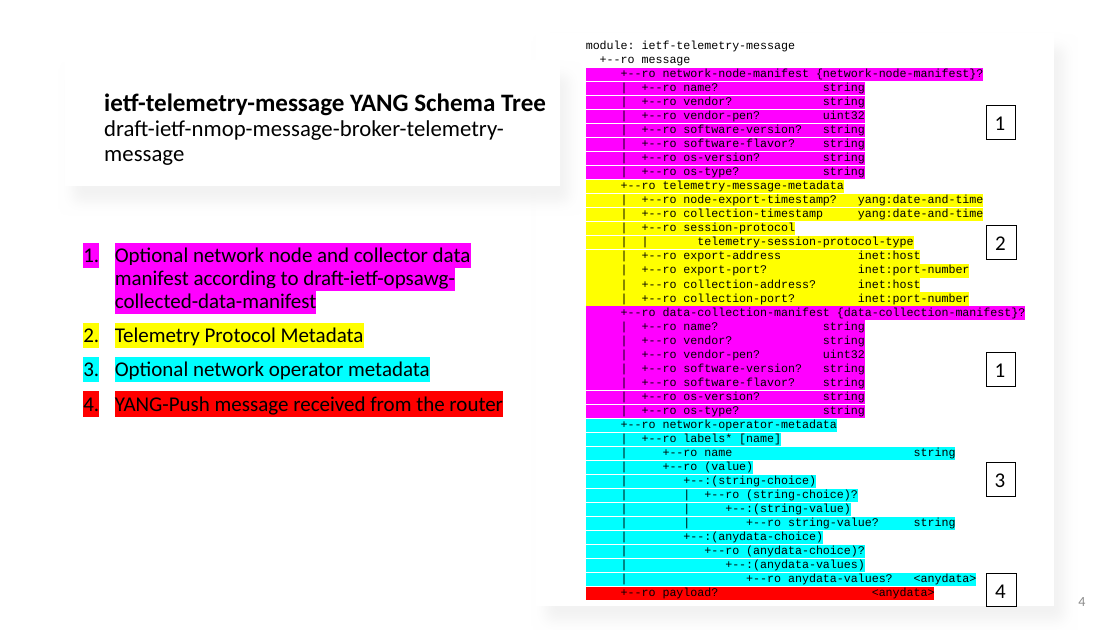
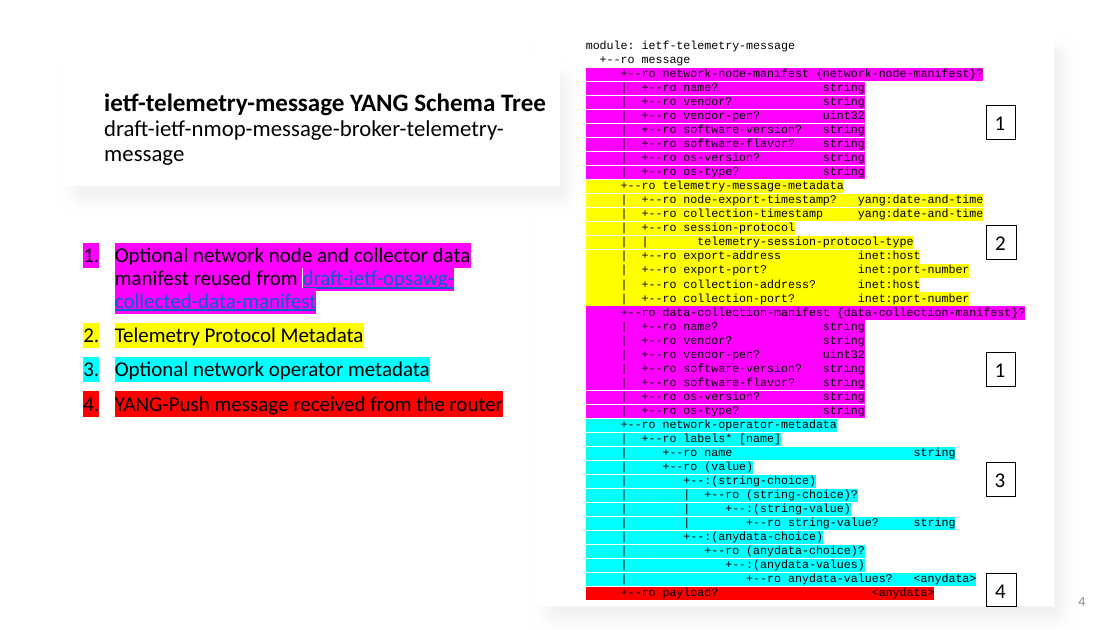
Before and after one commit to network-analytics/ietf-network-analytics-document-status, a slide deck: slide 4 of 123/NMOP/draft-ietf-nmop-message-broker-telemetry-message.pptx. Drawn at 1120x630 pixels with LibreOffice and Linux fonts; fonts in the diff are those of the drawing. Boxes give left, top, right and bottom in pixels: in the first picture for what was removed or moved away, otherwise in the second. Text is boxed around its words. In the diff, an @@ line names an element or a change of style, - is before the commit and + after.

```diff
--- a/123/NMOP/draft-ietf-nmop-message-broker-telemetry-message.pptx
+++ b/123/NMOP/draft-ietf-nmop-message-broker-telemetry-message.pptx
@@ text at [115,247,471,311]: text changed @@
-1. Optional network node and collector data manifest according to draft-ietf-opsawg-collected-data-manifest
+1. Optional network node and collector data manifest reused from draft-ietf-opsawg-collected-data-manifest
```
Also in this commit, not shown: 4 other slides changed, 1 slide added, 1 slide removed, 1 other file.
